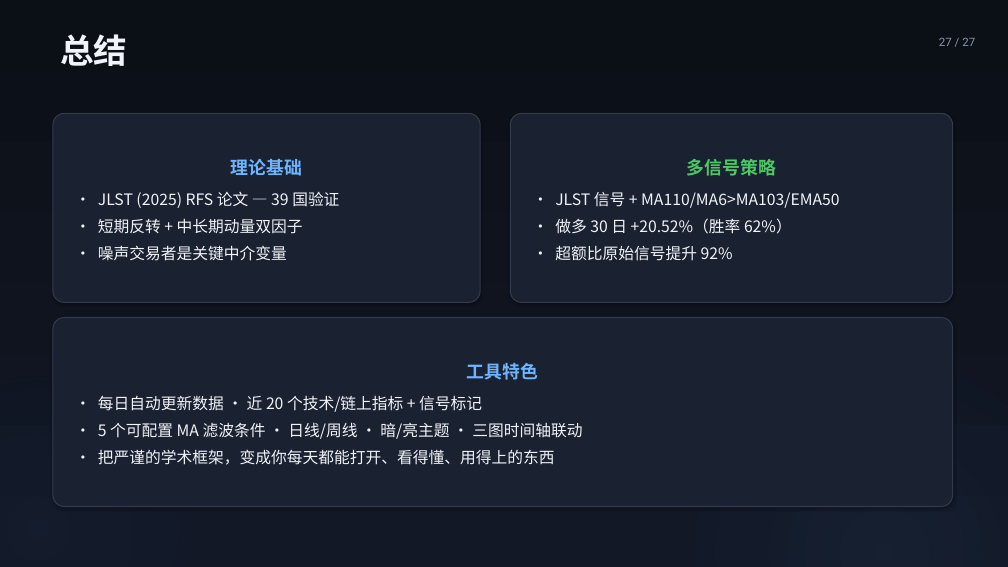
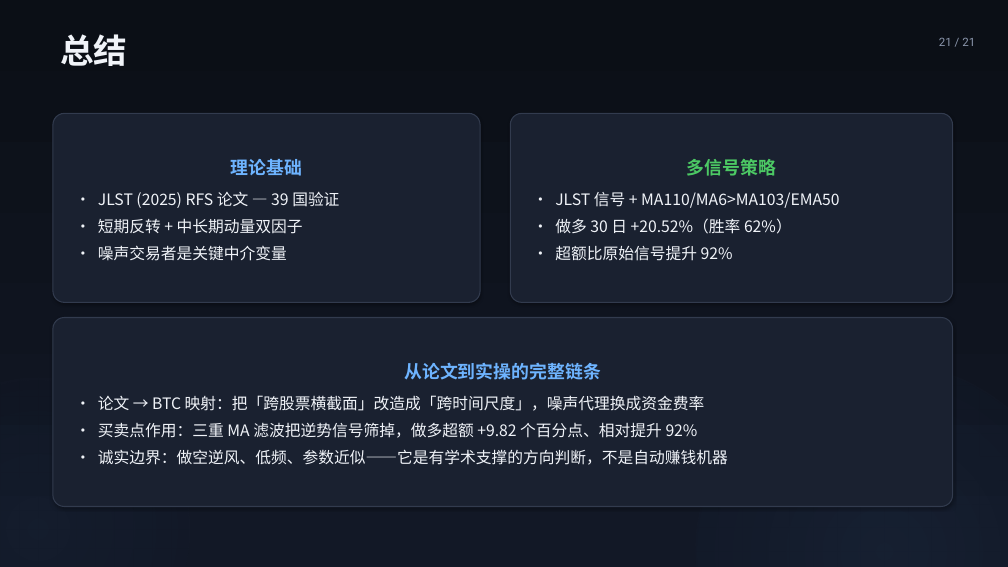
Before and after one commit to hhysteric/btc-momentum-pro, a slide deck: slide 21 of BTC_Momentum_演示.pptx (slide 27 before the commit). Drawn at 1008x567 pixels with LibreOffice and Linux fonts; fonts in the diff are those of the drawing. Boxes give left, top, right and bottom in pixels: in the first picture for what was removed or moved away, otherwise in the second. Text is boxed around its words. In the diff, an @@ line names an element or a change of style, - is before the commit and + after.

```diff
--- a/BTC_Momentum_演示.pptx
+++ b/BTC_Momentum_演示.pptx
@@ text at box(939, 37, 975, 46): text changed @@
-27 / 27
+21 / 21
@@ text in rounded rectangle at box(98, 362, 728, 465): text changed @@
-工具特色
-• 每日自动更新数据 · 近 20 个技术/链上指标 + 信号标记
-• 5 个可配置 MA 滤波条件 · 日线/周线 · 暗/亮主题 · 三图时间轴联动
-• 把严谨的学术框架，变成你每天都能打开、看得懂、用得上的东西
+从论文到实操的完整链条
+• 论文 → BTC 映射：把「跨股票横截面」改造成「跨时间尺度」，噪声代理换成资金费率
+• 买卖点作用：三重 MA 滤波把逆势信号筛掉，做多超额 +9.82 个百分点、相对提升 92%
+• 诚实边界：做空逆风、低频、参数近似——它是有学术支撑的方向判断，不是自动赚钱机器
```
Also in this commit, not shown: 13 other slides changed, 2 slides added, 8 slides removed, 2 other files.
